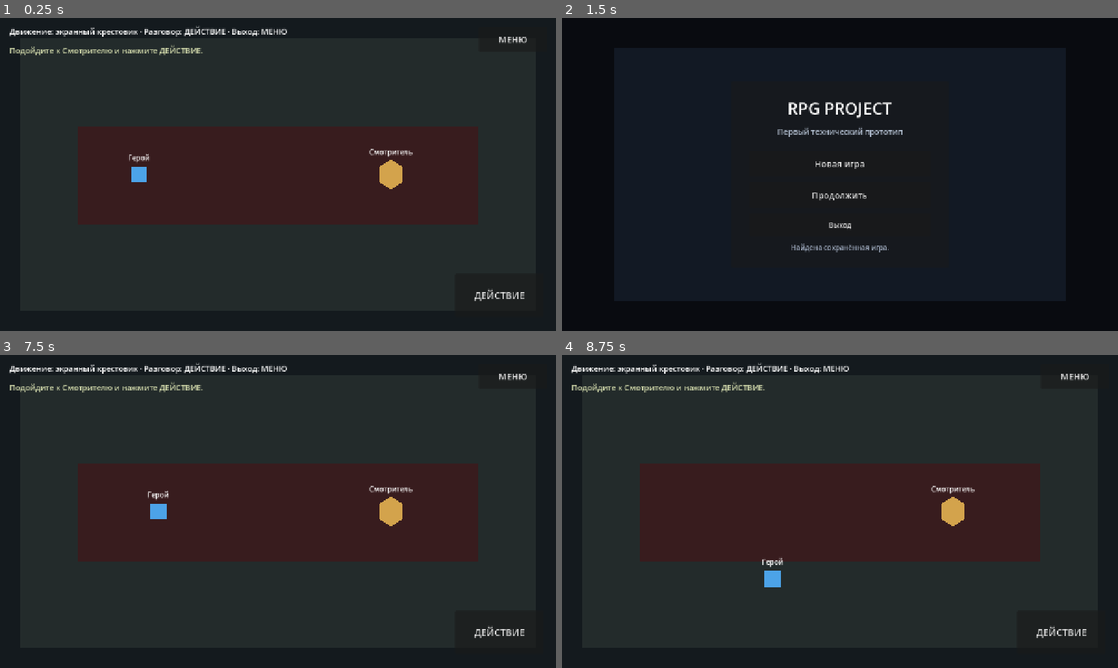
Above: before the commit, frames 1-4 (two rows, left to right).
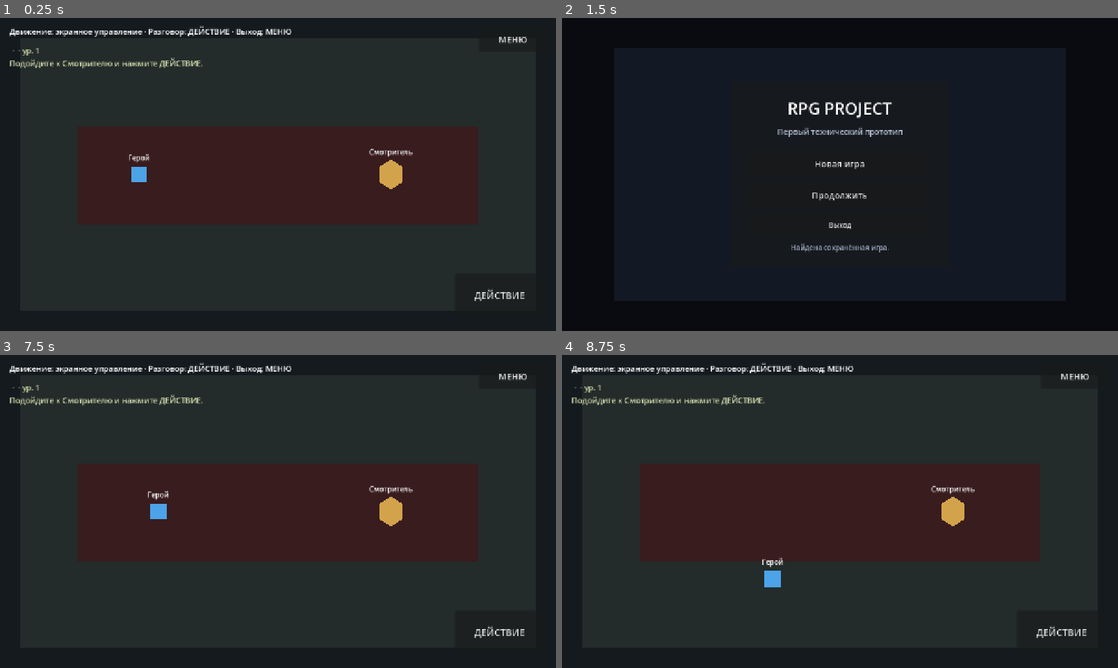
Above: after the commit, the same moments.

Repository: eretenkodaniil16-rgb/rpg-project
Game: Godot game, scene res://scenes/game/game.tscn
The game is run twice, just before and just after one commit, with the same random seed, the same clock (stepped at 60 frames per second) and the same inputs. This scene is started directly instead of the project's main scene.
Inputs (mouse positions are in pixels of both pictures, inside the frame that each line leads up to):
- Up to frame 1 (0.25 s): no input
- Up to frame 2 (1.5 s): click "ДЕЙСТВИЕ" at 0.5 s; click "МЕНЮ" at 1.25 s
- Up to frame 3 (7.5 s): click "Новая игра" at 2 s; click (278, 458) at 2.77 s; type "12" at 2.85 s; click "В главное меню" at 3.5 s; click "Новая игра" at 4.25 s; click (278, 458) at 5.02 s; type "12" at 5.1 s; click "В меню" at 5.75 s; click "Продолжить" at 6.5 s; tap Enter (ui_accept) at 7.25 s; hold Right (ui_right) from 7.28 s (still down)
- Up to frame 4 (8.75 s): tap Enter (ui_accept) at 7.52, 8.27 s; release Right (ui_right) at 8.03 s; hold Down (ui_down) from 8.03 s (still down)

The runs differ from the first frame. In frame 1, 1.3% of the frame differs, in the area x 1-53%, y 2-17%; in frame 2, nothing differs; in frame 3, 1.3%; in frame 4, 1.3%.

Commit message:
feat: display created character in game scene

Diff:
--- a/scripts/game/game.gd
+++ b/scripts/game/game.gd
@@ -40,19 +40,26 @@
 
 func _configure_platform_prompts() -> void:
 	if _uses_touch_controls():
-		help_label.text = "Движение: экранный крестовик · Разговор: ДЕЙСТВИЕ · Выход: МЕНЮ"
+		help_label.text = "Движение: экранное управление · Разговор: ДЕЙСТВИЕ · Выход: МЕНЮ"
 		interaction_label.text = "Нажмите ДЕЙСТВИЕ для разговора"
 
 
 func _update_status() -> void:
+	var identity: String = "%s · %s · ур. %d" % [
+		GameState.player_character.character_name,
+		GameState.player_character.character_class_name,
+		GameState.player_character.level
+	]
+	var objective: String
 	if bool(GameState.get_flag("met_caretaker", false)):
-		status_label.text = "Сюжетный флаг: вы поговорили со Смотрителем."
+		objective = "Сюжетный флаг: вы поговорили со Смотрителем."
 	elif bool(GameState.get_flag("accepted_exploration", false)):
-		status_label.text = "Задача: осмотреть тестовую комнату."
+		objective = "Задача: осмотреть тестовую комнату."
 	elif _uses_touch_controls():
-		status_label.text = "Подойдите к Смотрителю и нажмите ДЕЙСТВИЕ."
+		objective = "Подойдите к Смотрителю и нажмите ДЕЙСТВИЕ."
 	else:
-		status_label.text = "Подойдите к Смотрителю и нажмите Enter или Пробел."
+		objective = "Подойдите к Смотрителю и нажмите Enter или Пробел."
+	status_label.text = "%s\n%s" % [identity, objective]
 
 
 func _uses_touch_controls() -> bool:
